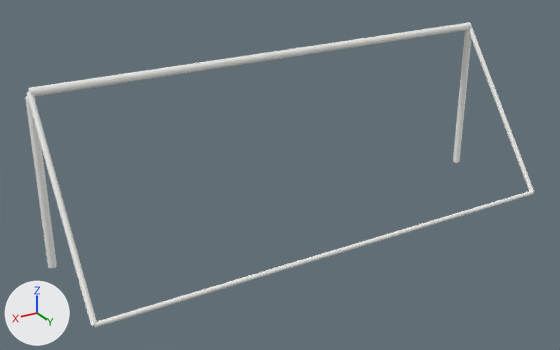
Before and after pictures for a commit that changed the glTF model assets/models/goal.glb.
One viewpoint serves both versions: a 50 mm camera at (5.85, 9.67, 5.4) aimed at (0.5, 0.76, 0.94). Every picture has the same lights, and +X, +Y and +Z are marked at lower left. The picture after the commit comes second. Where no turn or scale is listed for an object, it has been applied to the vertices.

The first picture shows 'BackBottom', 'Crossbar', 'LeftBackSupport', 'LeftPost', 'RightBackSupport', 'RightPost'.
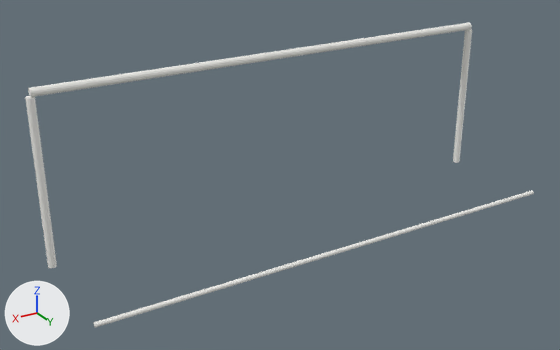
Boxes (x1, y1, x2, y2) around the edits, measured in the pictures (560 x 350 px):
'RightBackSupport', deleted: before (27, 91, 97, 326)
'LeftBackSupport', deleted: before (469, 27, 534, 192)

The change, as a list of edits to the scene's bpy script:
```text
Remove ob_leftbacksupport:
    ob_leftbacksupport = bpy.data.objects.new('LeftBackSupport', me_cylinder_003)
    ob_leftbacksupport.location = (-3.72, 0.9, 1.29)
Remove ob_rightbacksupport:
    ob_rightbacksupport = bpy.data.objects.new('RightBackSupport', me_cylinder_004)
    ob_rightbacksupport.location = (3.72, 0.9, 1.29)
```
